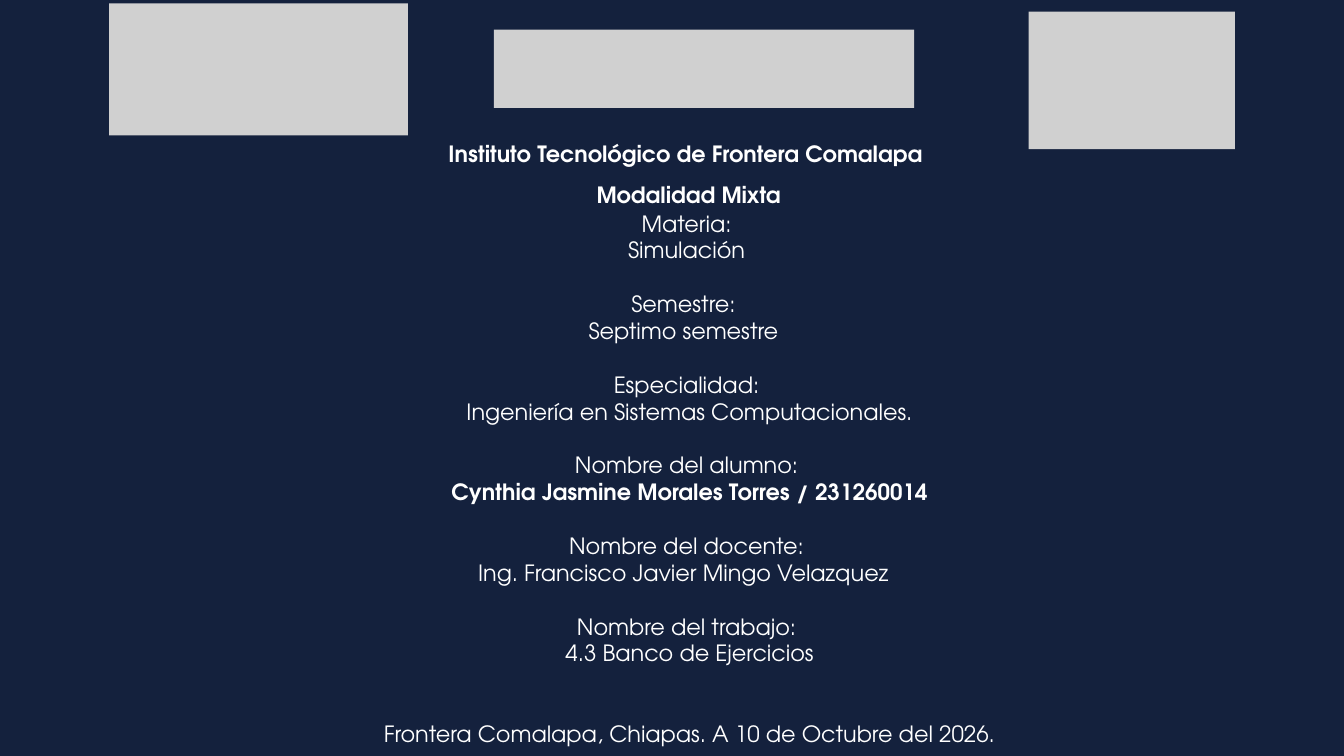
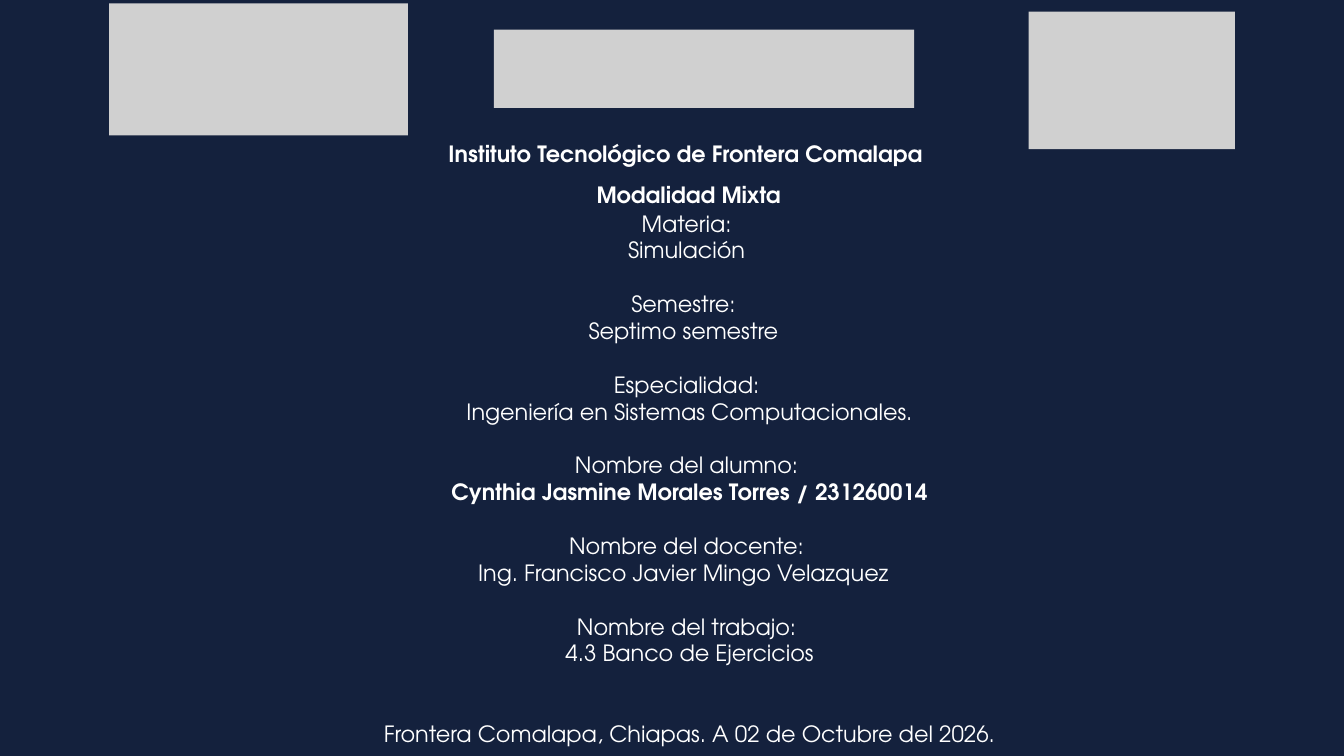
Before and after one commit to Cynthia21Morales/SIMULACION_CynthiaJasmineMT, a slide deck: slide 1 of SIM-Tema-4/Actividad 4.3 Banco de Ejercicios_CynthiaMorales_SIM_7ISCM.pptx. Drawn at 1344x756 pixels with LibreOffice and Linux fonts; fonts in the diff are those of the drawing; grey boxes stand for pictures. Boxes give left, top, right and bottom in pixels: in the first picture for what was removed or moved away, otherwise in the second. Text is boxed around its words. In the diff, an @@ line names an element or a change of style, - is before the commit and + after.

```diff
--- a/SIM-Tema-4/Actividad 4.3 Banco de Ejercicios_CynthiaMorales_SIM_7ISCM.pptx
+++ b/SIM-Tema-4/Actividad 4.3 Banco de Ejercicios_CynthiaMorales_SIM_7ISCM.pptx
@@ text at [384,725,995,747]: text changed @@
-Frontera Comalapa, Chiapas. A 10 de Octubre del 2026.
+Frontera Comalapa, Chiapas. A 02 de Octubre del 2026.
```
Also in this commit, not shown: 1 slide added, 2 other files.
